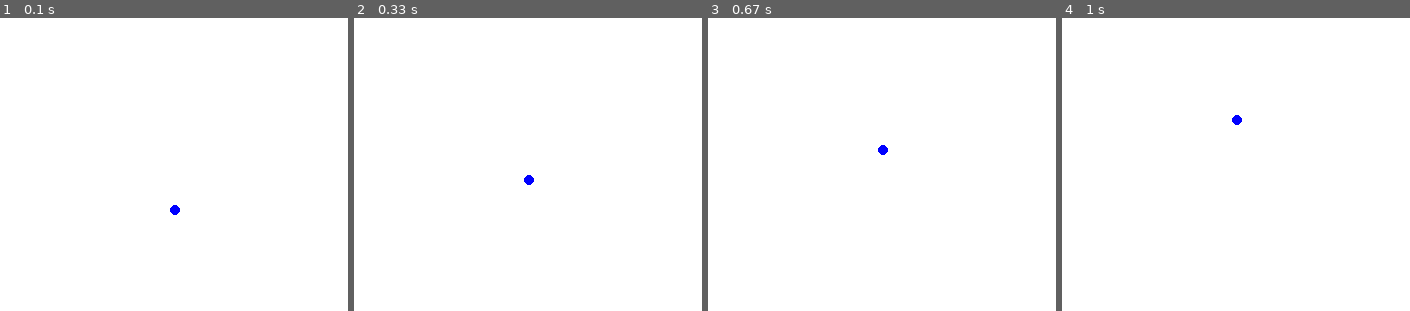
Above: before the commit, frames 1-4 (left to right).
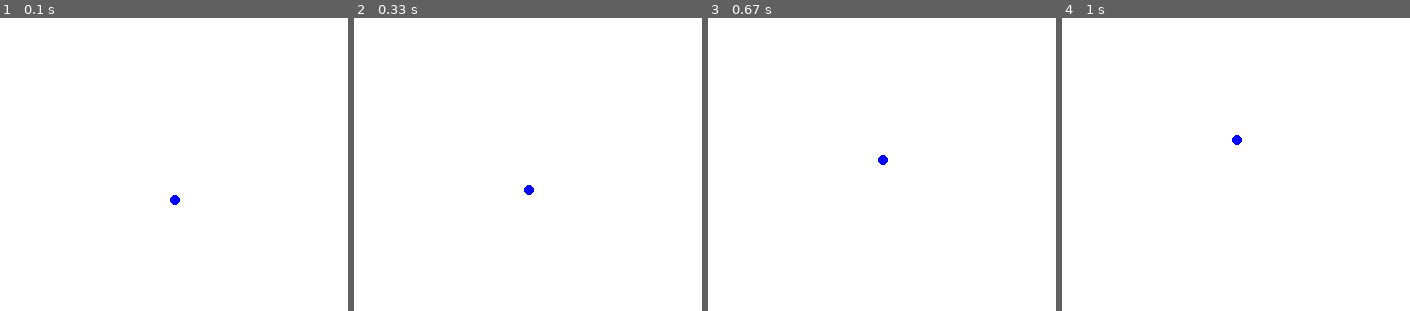
Above: after the commit, the same moments.

Repository: aaron-jencks/unicode-snake
Game: pygame game, started from main.py
The game is run twice, just before and just after one commit, with the same random seed, the same clock (stepped at 60 frames per second) and the same inputs.
Inputs:
- Up to frame 1 (0.1 s): no input
- Up to frame 2 (0.33 s): no input
- Up to frame 3 (0.67 s): tap Enter at 0.33 s
- Up to frame 4 (1 s): no input
The pictures show only the part of the screen within x 33-83%, y 19-69%; the shares and areas given below are measured in that part.

The runs differ from the first frame. In frame 1, 0.1% of the frame differs, in the area x 48-52%, y 60-68%; in frame 2, 0.1%; in frame 3, 0.1%; in frame 4, 0.1%.

Commit message:
Implemented pygame version

Diff:
--- a/game.py
+++ b/game.py
@@ -1,4 +1,5 @@
 import random as rnd
+import threading
 
 
 class SnakeBoard:
@@ -57,6 +58,7 @@
         super().__init__(rows, columns)
         self.score = 0
         self.direction = 0
+        self.lock = threading.Lock()
         self.initialize()
         self.place_food()
 
@@ -71,9 +73,11 @@
         for r in range(self.rows):
             for c in range(self.columns):
                 if (r, c) in self.vertices:
-                    self.buff[r][c] = '\u25cb'
+                    with self.lock:
+                        self.buff[r][c] = '\u25cb'
                 elif self.buff[r][c] != '\u25c9' and self.buff[r][c] != ' ':
-                    self.buff[r][c] = ' '
+                    with self.lock:
+                        self.buff[r][c] = ' '
         return v
 
     def __str__(self):
--- a/main.py
+++ b/main.py
@@ -1,25 +1,27 @@
 from game import SnakeGame
 import pygame
 import time
+import threading
 
 pygame.init()
 
-if __name__ == '__main__':
-    size = [800, 600]
-    screen = pygame.display.set_mode(size)
-    g = SnakeGame(size[1] // 10, size[0] // 10)
-    g.initialize()
-    g.place_food()
-    game_surf = pygame.Surface(size)
-    font = pygame.font.SysFont('roboto', 16)
 
-    running = True
-    while running:
-        for event in pygame.event.get():
-            if event.type == pygame.QUIT:
-                running = False
-            elif event.type == pygame.KEYDOWN:
-                kp = event.key
+class BoardLogic:
+    def __init__(self, g: SnakeGame):
+        self.g = g
+        self.input_buff = []
+        self.lock = threading.Lock()
+        self.running = False
+        self.clk = pygame.time.Clock()
+
+    def _loop(self):
+        self.running = True
+        while self.running:
+            self.clk.tick(60)
+            if len(self.input_buff) > 0:
+                with self.lock:
+                    kp = self.input_buff.pop(0).key
+
                 if kp == pygame.K_a:
                     g.direction = 3
                 elif kp == pygame.K_s:
@@ -29,52 +31,94 @@
                 elif kp == pygame.K_w:
                     g.direction = 0
                 elif kp == pygame.K_ESCAPE:
+                    self.running = False
+
+            if g.tick():
+                time.sleep(1 / ((int(g.score / 10 + 1)) * 10))
+            else:
+                self.running = False
+
+    def start_loop(self):
+        t = threading.Thread(target=self._loop,
+                             args=(),
+                             daemon=True)
+        t.start()
+        return t
+
+
+if __name__ == '__main__':
+    size = [800, 600]
+    screen = pygame.display.set_mode(size)
+    g = SnakeGame(size[1] // 10, size[0] // 10)
+
+    rrunning = True
+    while rrunning:
+        g.initialize()
+        g.place_food()
+        game_surf = pygame.Surface(size)
+        font = pygame.font.SysFont('roboto', 16)
+
+        gt = BoardLogic(g)
+        gt.start_loop()
+
+        running = True
+        while running:
+            if not gt.running:
+                running = False
+
+            for event in pygame.event.get():
+                if event.type == pygame.QUIT:
                     running = False
+                    rrunning = False
+                    with gt.lock:
+                        gt.running = False
+                elif event.type == pygame.KEYDOWN:
+                    with gt.lock:
+                        gt.input_buff.append(event)
 
-        game_surf.fill((255, 255, 255))
+            game_surf.fill((255, 255, 255))
 
-        for ri, r in enumerate(g.buff):
-            for ci, c in enumerate(r):
-                if c == '\u25cb':
-                    # print("Drawing a snake at {}, {}".format(ri * 10, ci * 10))
-                    pygame.draw.circle(game_surf,
-                                       (0, 0, 255),
-                                       ((ci * 10) + 5, (ri * 10) + 5),
-                                       5)
-                elif c == '\u25c9':
-                    # wprint("Placing food at {}, {}".format(ci, ri))
-                    pygame.draw.circle(game_surf,
-                                       (0, 127, 255),
-                                       ((ci * 10) + 5, (ri * 10) + 5),
-                                       5)
+            for ri, r in enumerate(g.buff):
+                for ci, c in enumerate(r):
+                    if c == '\u25cb':
+                        # print("Drawing a snake at {}, {}".format(ri * 10, ci * 10))
+                        with g.lock:
+                            pygame.draw.circle(game_surf,
+                                               (0, 0, 255),
+                                               ((ci * 10) + 5, (ri * 10) + 5),
+                                               5)
+                    elif c == '\u25c9':
+                        # wprint("Placing food at {}, {}".format(ci, ri))
+                        with g.lock:
+                            pygame.draw.circle(game_surf,
+                                               (0, 127, 255),
+                                               ((ci * 10) + 5, (ri * 10) + 5),
+                                               5)
 
-        timg = font.render("Score: {}, Level: {}".format(g.score, g.score // 10 + 1), True, (0, 0, 0))
+            timg = font.render("Score: {}, Level: {}".format(g.score, g.score // 10 + 1), True, (0, 0, 0))
 
-        screen.blit(game_surf, (0, 0))
-        screen.blit(timg, (0, 0))
+            screen.blit(game_surf, (0, 0))
+            screen.blit(timg, (0, 0))
+            pygame.display.flip()
+
+        timg = font.render("Game Over! Would you like to try again?", True, (0, 0, 0))
+        screen.blit(timg, ((size[0] >> 1) - 150, size[1] >> 1))
+        timg = font.render("Yes", True, (0, 0, 0))
+        btn_pos = ((size[0] >> 1) - 25, (size[1] >> 1) + 20)
+        screen.blit(timg, btn_pos)
         pygame.display.flip()
 
-        if g.tick():
-            time.sleep(1 / ((int(g.score / 10 + 1)) * 10))
-        else:
-            timg = font.render("Game Over! Would you like to try again?", True, (0, 0, 0))
-            screen.blit(timg, ((size[0] >> 1) - 150, size[1] >> 1))
-            timg = font.render("Yes", True, (0, 0, 0))
-            btn_pos = ((size[0] >> 1) - 25, (size[1] >> 1) + 20)
-            screen.blit(timg, btn_pos)
-            pygame.display.flip()
-
-            while True:
-                event = pygame.event.wait()
-                if event.type == pygame.QUIT:
-                    running = False
+        while rrunning:
+            event = pygame.event.wait()
+            if event.type == pygame.QUIT:
+                rrunning = False
+                break
+            elif event.type == pygame.MOUSEBUTTONUP:
+                mx, my = pygame.mouse.get_pos()
+                if btn_pos[0] - 5 <= mx <= btn_pos[0] + 30 and btn_pos[1] - 5 <= my <= btn_pos[1] + 20:
+                    g.initialize()
+                    g.place_food()
+                    g.score = 0
                     break
-                elif event.type == pygame.MOUSEBUTTONUP:
-                    mx, my = pygame.mouse.get_pos()
-                    if btn_pos[0] - 5 <= mx <= btn_pos[0] + 30 and btn_pos[1] - 5 <= my <= btn_pos[1] + 20:
-                        g.initialize()
-                        g.place_food()
-                        g.score = 0
-                        break
 
     pygame.quit()
--- /dev/null
+++ b/multiproc-pygame/01_queues_pygame.py
@@ -0,0 +1,18 @@
+import sys
+sys.path.insert(0, 'lib')
+
+import multiproc
+from modelpipe import ModelRuntime, ModelQueueHandler
+from viewpipe import ViewRuntime, ViewQueueHandler
+
+def main():
+    model = ModelRuntime()
+    view = ViewRuntime()
+    multiproc.add_queue_handler(ModelQueueHandler(model), 'view')
+    multiproc.add_queue_handler(ViewQueueHandler(view), 'model')
+    multiproc.connect_queues(model, view, 'view', 'model')
+    master = multiproc.Master(view, model, sleep=2.0)
+    master.run()
+
+if __name__ == '__main__':
+    main()
--- /dev/null
+++ b/multiproc-pygame/02_pipes_pygame.py
@@ -0,0 +1,18 @@
+import sys
+sys.path.insert(0, 'lib')
+
+import multiproc
+from modelpipe import ModelRuntime, ModelQueueHandler
+from viewpipe import ViewRuntime, ViewQueueHandler
+
+def main():
+    model = ModelRuntime()
+    view = ViewRuntime()
+    multiproc.add_queue_handler(ModelQueueHandler(model), 'view')
+    multiproc.add_queue_handler(ViewQueueHandler(view), 'model')
+    multiproc.connect_pipes(model, view, 'view', 'model')
+    master = multiproc.Master(view, model, sleep=2.0)
+    master.run()
+
+if __name__ == '__main__':
+    main()
--- /dev/null
+++ b/multiproc-pygame/03_sockets_pygame.py
@@ -0,0 +1,19 @@
+import sys
+sys.path.insert(0, 'lib')
+
+import multiproc
+from modelsocket import ModelRuntime, ModelQueueHandler
+from viewsocket import ViewRuntime, ViewQueueHandler
+
+def main():
+    model = ModelRuntime()
+    view = ViewRuntime()
+    multiproc.add_queue_handler(ModelQueueHandler(model), 'view')
+    multiproc.add_queue_handler(ViewQueueHandler(view), 'model')
+# Model and view must set up their own sockets after the processes fork.
+#    multiproc.connect_pipes(model, view, 'view', 'model')
+    master = multiproc.Master(view, model, sleep=2.0)
+    master.run()
+
+if __name__ == '__main__':
+    main()
Not shown, added: multiproc-pygame/README.txt
